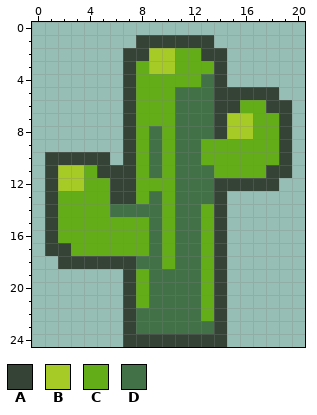
Pixel-art sprite: assets/Cactus.png. Above: the version before the commit.
The file is 21x25 pixels.
Palette (. is transparent): A #344335  B #a6cb26  C #62ad18  D #427147
Pixels before, first column x 1:
 1 .......AAAAAA......
 2 ......AABBCCAA.....
 3 ......ACBBCCCA.....
 4 ......ACCCCCDA.....
 5 ......ACCCDDDAAAAA.
 6 ......ACCCDDDAACCAA
 7 ......ACCCDDDABBCCA
 8 ......ACDCDDDABBCCA
 9 ......ACDCDDCCCCCCA
10 AAAAA.ACDCDDCCCCCCA
11 ABBCAAACDCDDDCCCCAA
12 ABBCCAACCCDDDAAAAA.
13 ACCCCAACDCDDDA.....
14 ACCCCDDDDCDDCA.....
15 ACCCCCCCDCDDCA.....
16 ACCCCCCCDCDDCA.....
17 AACCCCCCDCDDCA.....
18 .AAAAAADDCDDCA.....
19 ......ACDDDDCA.....
20 ......ACDDDDCA.....
21 ......ACDDDDCA.....
22 ......ADDDDDCA.....
23 ......ADDDDDDA.....
24 ......AAAAAAAA.....
After the commit:
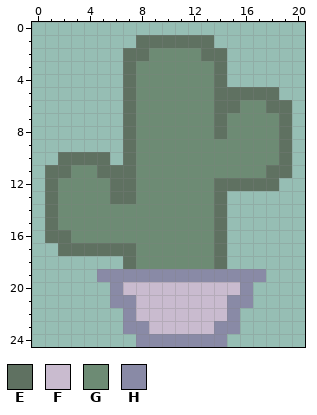
Colours new in this view: E #5f7161  F #c9bbcf  G #6d8b74  H #898aa6
Changes in this commit:
Changed rows in their new state; - is an unchanged pixel.
first column x 1:
 1 -------EEEEEE------
 2 ------EEGGGGEE-----
 3 ------EGGGGGGE-----
 4 ------EGGGGGGE-----
 5 ------EGGGGGGEEEEE-
 6 ------EGGGGGGEEGGEE
 7 ------EGGGGGGEGGGGE
 8 ------EGGGGGGEGGGGE
 9 ------EGGGGGGGGGGGE
10 .EEEE-EGGGGGGGGGGGE
11 EEGGEEEGGGGGGGGGGEE
12 EGGGGEEGGGGGGEEEEE-
13 EGGGGEEGGGGGGE-----
14 EGGGGGGGGGGGGE-----
15 EGGGGGGGGGGGGE-----
16 EEGGGGGGGGGGGE-----
17 .EEEEEEGGGGGGE-----
18 -.....EGGGGGGE-----
19 ----HHHHHHHHHHHHH--
20 -----HFFFFFFFFFH---
21 -----HHFFFFFFFHH---
22 ------HFFFFFFFH----
23 ------HHFFFFFHH----
24 ------.HHHHHHH-----
Changed places in both pictures, as pixel boxes (x1, y1, x2, y2):
changed: (45, 35, 292, 347)
